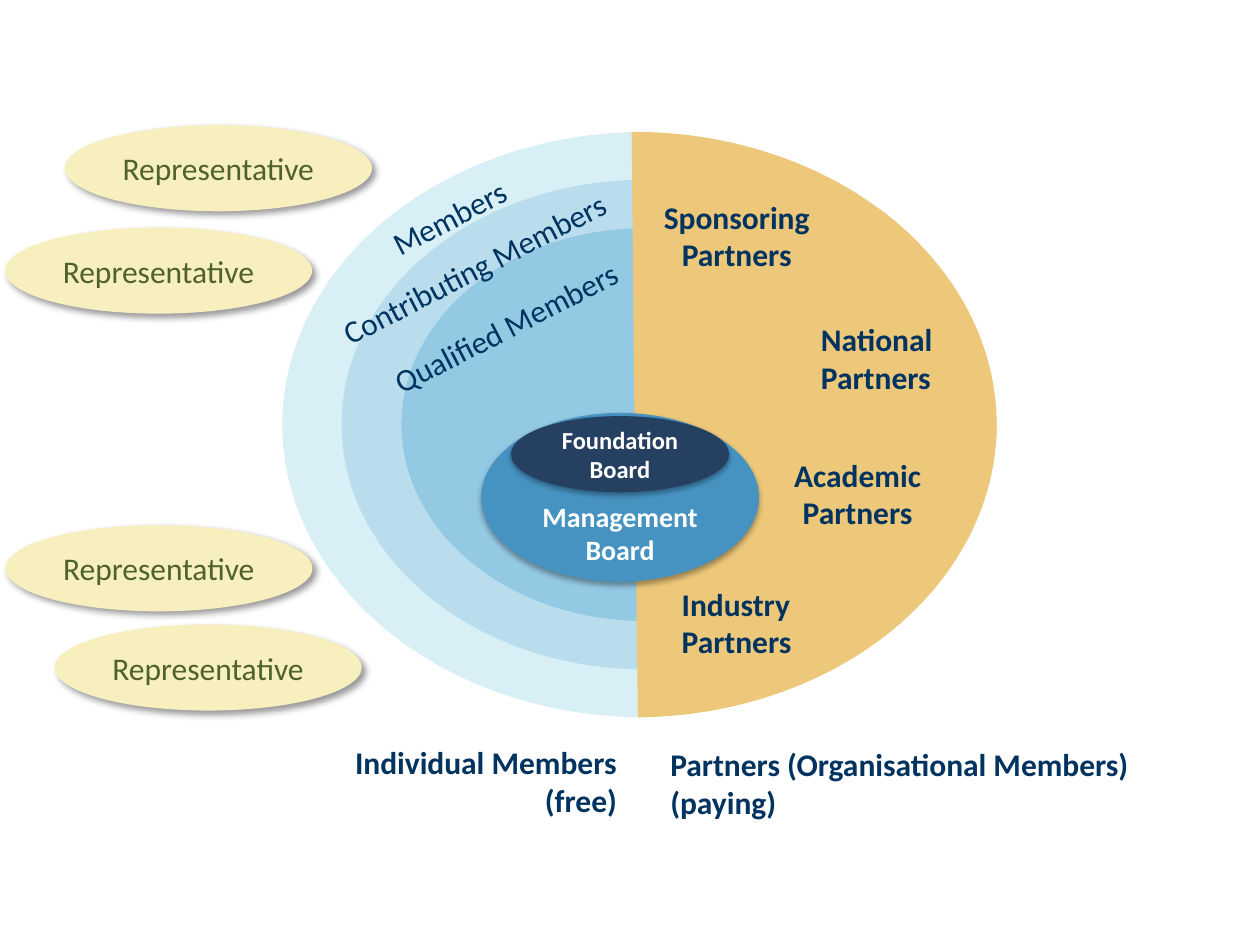
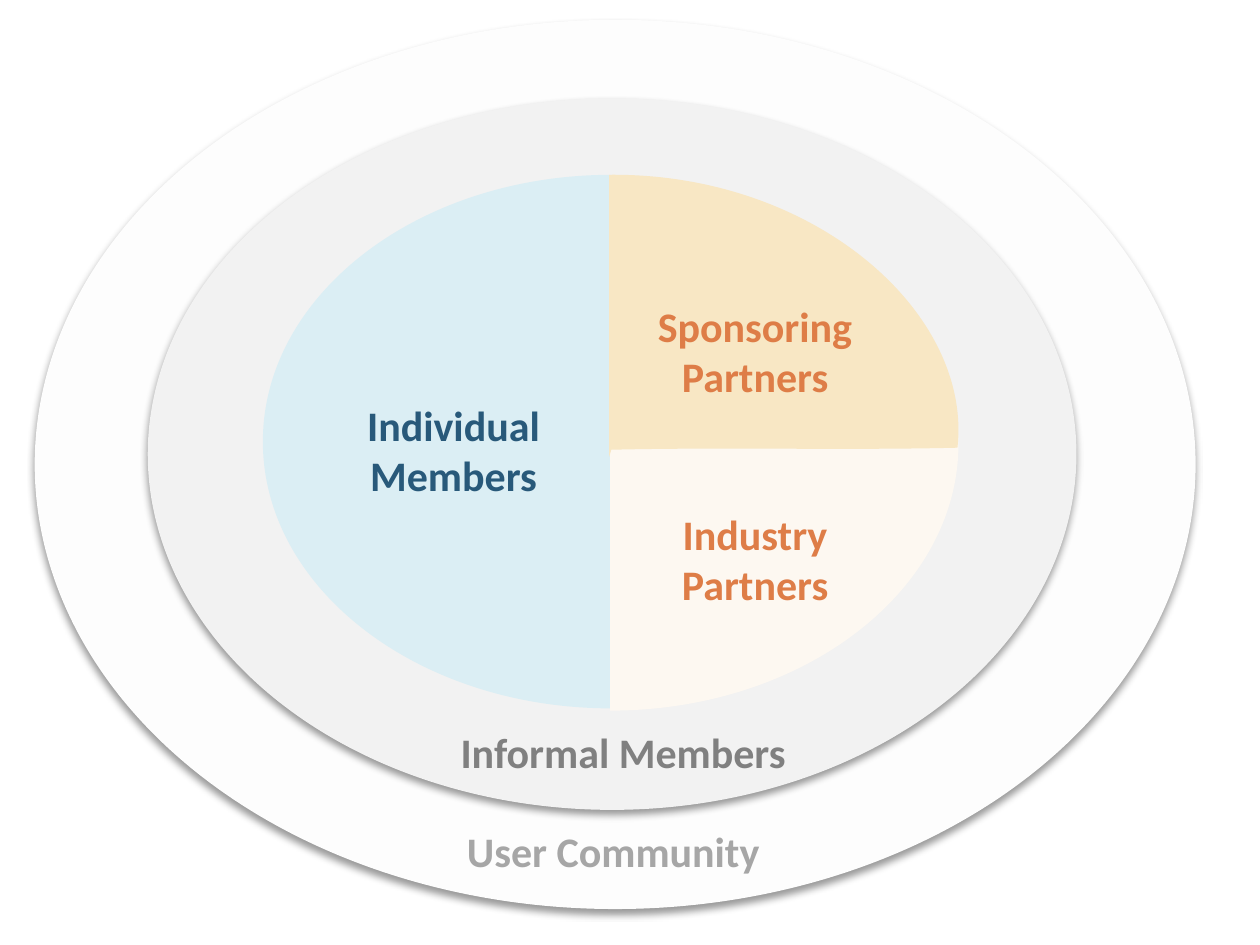
Before and after one commit to openEHR/openehr-website-php, a slide deck: slide 2 of files/openEHR_diagrams_sources.pptx. Drawn at 1260x945 pixels with LibreOffice and Linux fonts; fonts in the diff are those of the drawing. Boxes give left, top, right and bottom in pixels: in the first picture for what was removed or moved away, otherwise in the second. Text is boxed around its words. In the diff, an @@ line names an element or a change of style, - is before the commit and + after.

```diff
--- a/files/openEHR_diagrams_sources.pptx
+++ b/files/openEHR_diagrams_sources.pptx
@@ ellipse added at box(35, 20, 1196, 910), fill #FDFDFD @@
@@ ellipse added at box(147, 98, 1076, 810), fill #F2F2F2 @@
@@ ellipse removed at box(64, 125, 372, 210) @@
-Representative
@@ pie slice (boxed as its full ellipse) removed at box(272, 132, 997, 718) @@
@@ pie slice (boxed as its full ellipse) removed at box(272, 132, 997, 718) @@
@@ pie slice (boxed as its full ellipse) removed at box(272, 132, 997, 718) @@
@@ pie slice (boxed as its full ellipse) removed at box(272, 132, 997, 718) @@
@@ pie slice (boxed as its full ellipse) removed at box(282, 132, 1007, 718) @@
@@ freeform shape added at box(263, 175, 611, 708), fill #DBEEF4 @@
@@ text removed at box(323, 169, 636, 363) @@
-Contributing Members
@@ freeform shape added at box(609, 175, 958, 457), fill #F8E7C4 @@
@@ freeform shape added at box(610, 178, 958, 711), fill #FDF8F1 @@
@@ pie slice (boxed as its full ellipse) removed at box(341, 180, 948, 670) @@
@@ ellipse removed at box(5, 228, 312, 314) @@
-Representative
@@ pie slice (boxed as its full ellipse) removed at box(402, 228, 888, 621) @@
@@ text removed at box(372, 242, 639, 413) @@
-Qualified Members
@@ text "Sponsoring": place and size @@
-text "Sponsoring" at box(664, 207, 810, 267)
+text "Sponsoring" at box(658, 312, 852, 392)
@@ text "Sponsoring" at box(658, 312, 852, 392): size 18 to 24 pt, text colour #00335F to #DE7D47 @@
@@ text removed at box(821, 329, 932, 390) @@
-National
-Partners
@@ text at box(367, 411, 540, 492): text changed; size 18 to 24 pt; text colour #00335F to #28597A @@
-Individual Members
-(free)
+Individual Members
@@ ellipse removed at box(481, 413, 759, 582) @@
-Management Board
@@ ellipse removed at box(512, 416, 730, 491) @@
-Foundation Board
@@ text removed at box(794, 465, 921, 525) @@
-Academic
-Partners
@@ text "Industry": place and size @@
-text "Industry" at box(682, 594, 792, 654)
+text "Industry" at box(682, 520, 829, 601)
@@ text "Industry" at box(682, 520, 829, 601): size 18 to 24 pt, text colour #00335F to #DE7D47; alignment left to centre @@
@@ ellipse removed at box(5, 525, 312, 611) @@
-Representative
@@ ellipse removed at box(54, 625, 362, 711) @@
-Representative
@@ text "Informal Members" at box(461, 738, 786, 768): rotation 332 to 0 degrees @@
@@ text at box(461, 738, 786, 768): text changed; size 18 to 24 pt; text colour #00335F to #808080; bold on @@
-Members
+Informal Members
@@ text removed at box(670, 753, 1128, 820) @@
-Partners (Organisational Members)
-(paying)
@@ text added at box(467, 838, 760, 874), 24 pt, text #A6A6A6, bold @@
+User Community
```
Also in this commit, not shown: 1 other slide changed, 2 other files.
